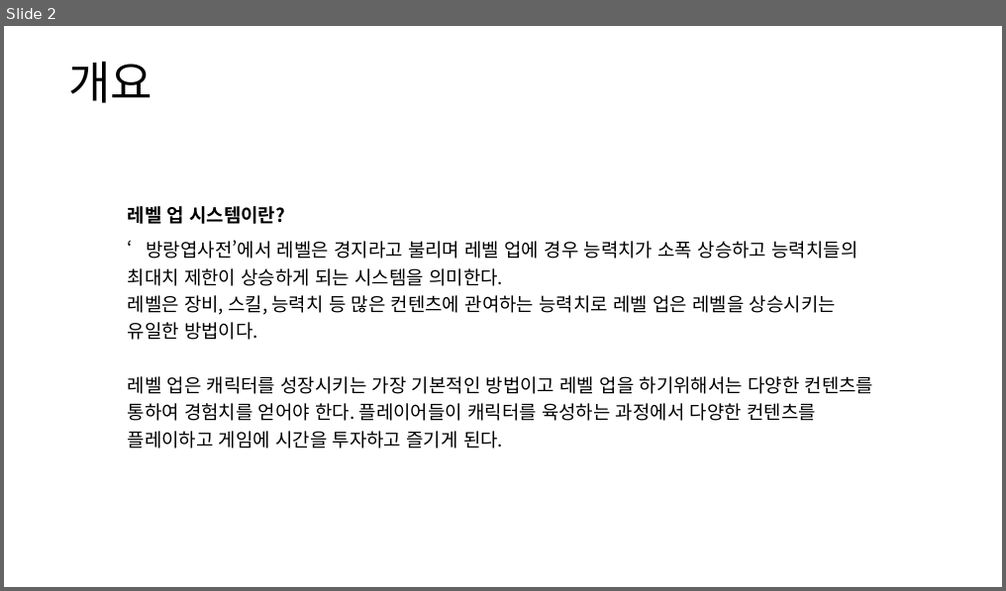
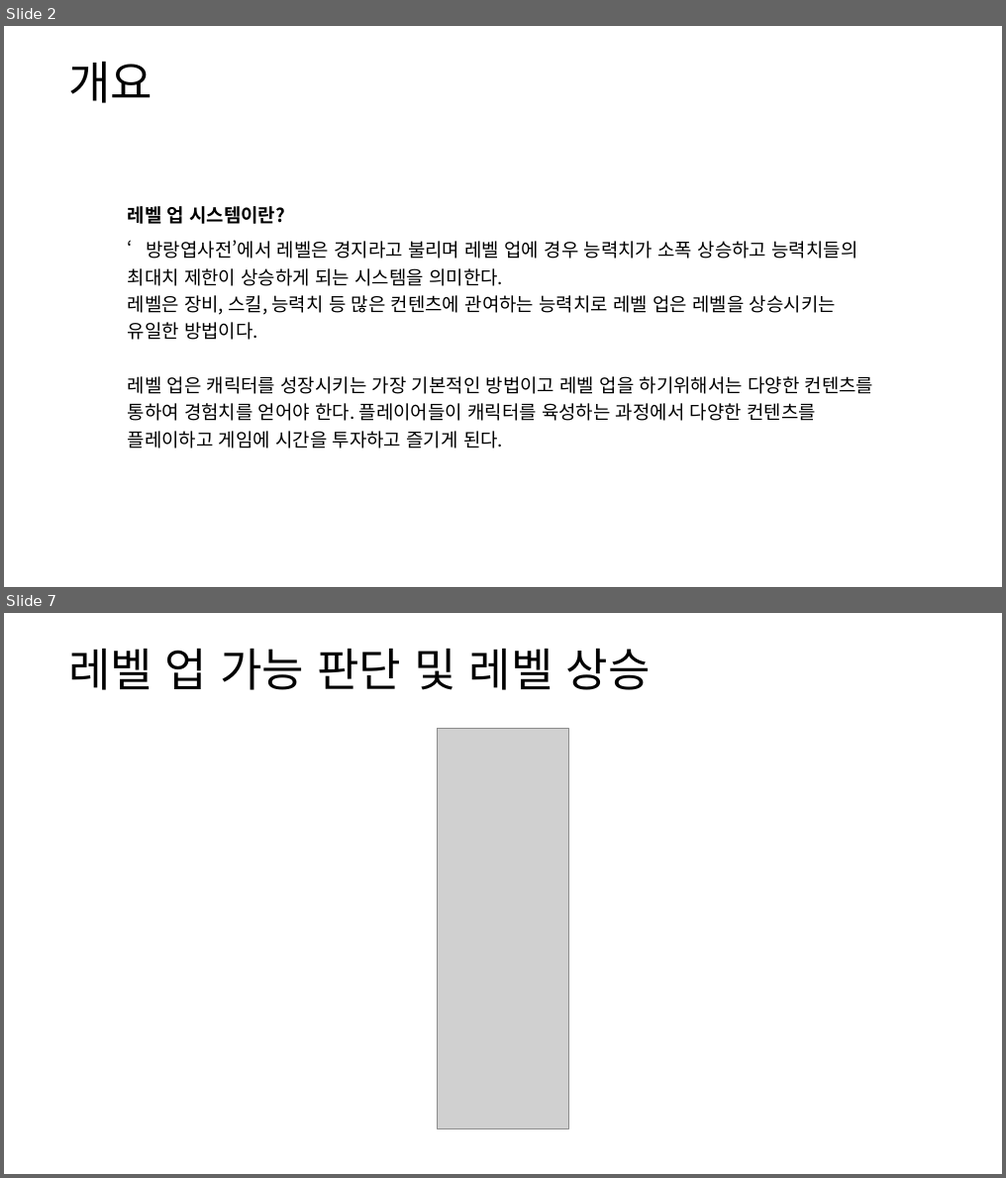
Before and after one commit to yjk0401/unityenginebasic_9th, a slide deck: 기획/레벨업 시스템 기획서.pptx. Shown one above the other, each under a label of ours: slide 2 before the commit, slides 2 and 7 after it; the slides between them are not shown. The pictures are 1006x591 and 1006x1178 pixels, drawn with LibreOffice and Linux fonts; fonts in the diff are those of the drawing; grey boxes stand for pictures. Boxes give left, top, right and bottom in pixels: in the first picture for what was removed or moved away, otherwise in the second. Text is boxed around its words. In the diff, an @@ line names an element or a change of style, - is before the commit and + after.

```diff
--- a/기획/레벨업 시스템 기획서.pptx
+++ b/기획/레벨업 시스템 기획서.pptx
@@ slide 7 added at box(4, 613, 1002, 1174), background #FFFFFF @@
@@ text added at box(68, 648, 650, 690), 44 pt, text #000000 @@
+레벨 업 가능 판단 및 레벨 상승
@@ picture added at box(438, 728, 568, 1131) @@
```
Also in this commit, not shown: 3 slides changed, 4 other slides added, 1 slide removed, 22 other files.
